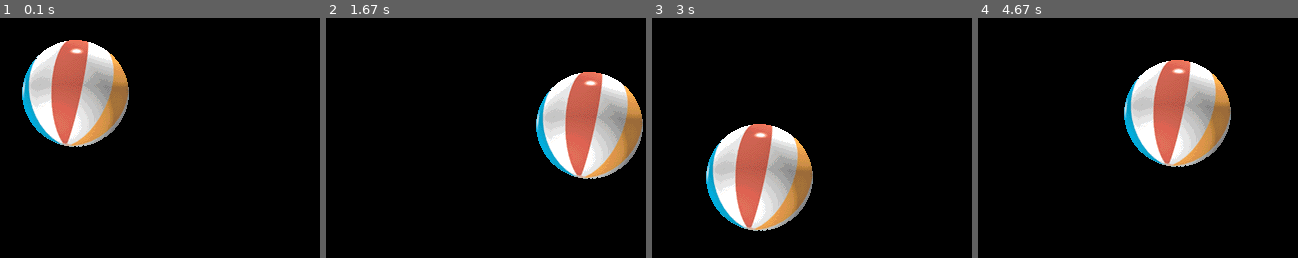
Above: before the commit, frames 1-4 (left to right).
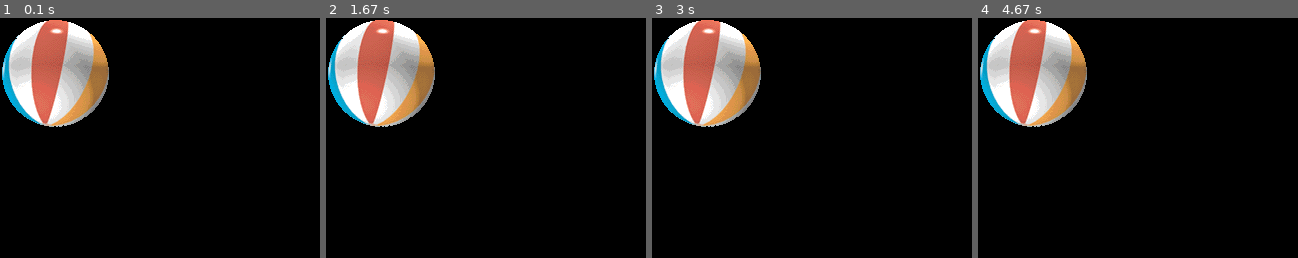
Above: after the commit, the same moments.

Repository: IAmJoosh/learning_pygame
Game: pygame game, started from bouncing_ball/bouncing_ball.py
Same seed, same stepped clock (60 frames per second), same inputs: the game is played once before the commit and once after it.
Inputs:
- Up to frame 1 (0.1 s): no input
- Up to frame 2 (1.67 s): no input
- Up to frame 3 (3 s): no input
- Up to frame 4 (4.67 s): no input

The runs differ from the first frame. In frame 1, 15% of the frame differs, in the area x 0-41%, y 0-54%; in frame 2, 23%, in the area x 0-100%, y 0-68%; in frame 3, 23%; in frame 4, 23%.

Commit message:
Changed speed for demonstration purposes

Diff:
--- a/bouncing_ball/bouncing_ball.py
+++ b/bouncing_ball/bouncing_ball.py
@@ -6,7 +6,7 @@
 
 width, height = 320, 240
 size = width, height
-speed = [2, 2]
+speed = [0.1, 0.1]
 black = 0, 0, 0
 
 # Create window
